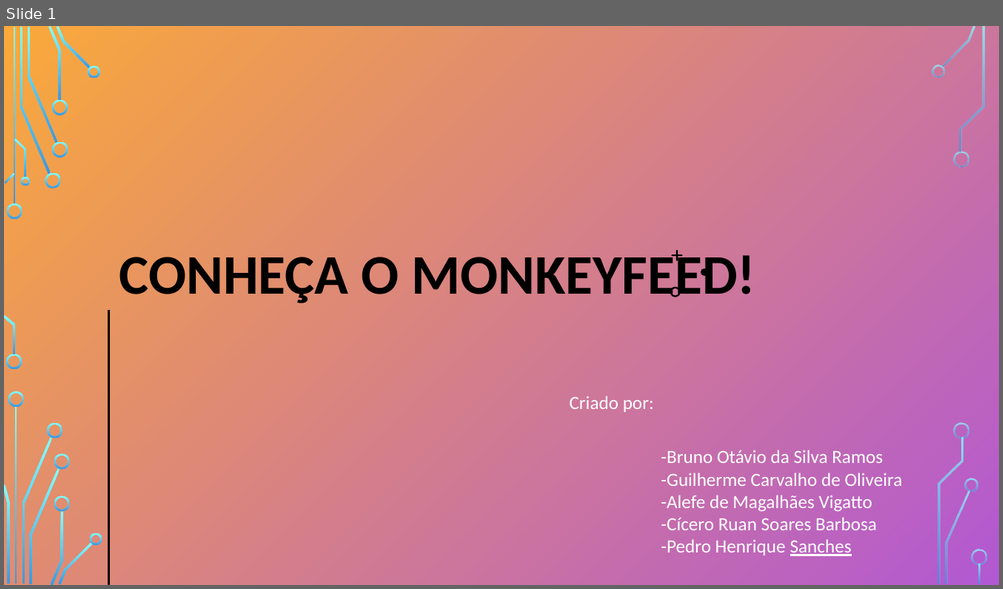
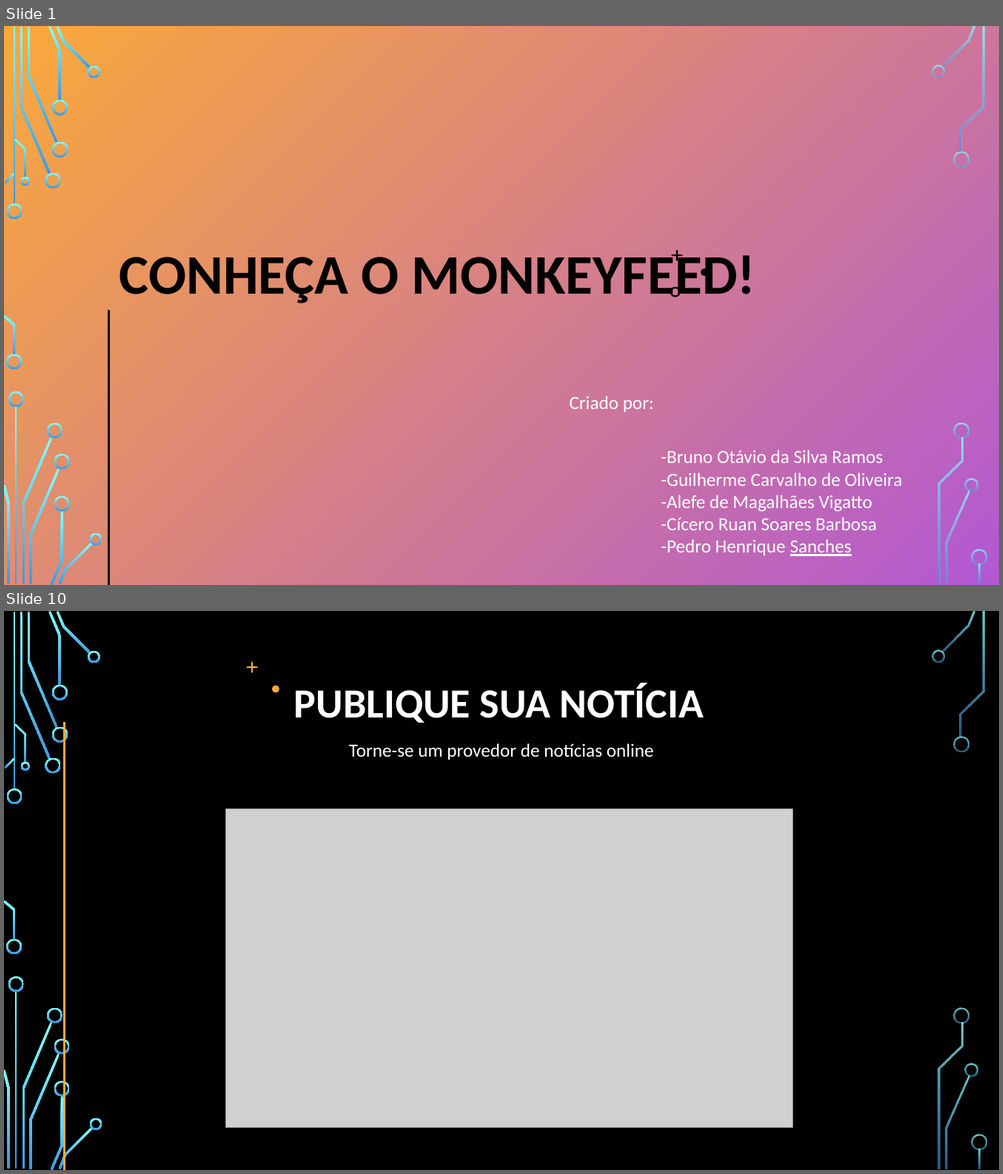
Before and after one commit to Cisenai/MonkeyFeed, a slide deck: docs/monkeyfeed3.pptm. Shown one above the other, each under a label of ours: slide 1 before the commit, slides 1 and 10 after it; the slides between them are not shown. The pictures are 1003x589 and 1003x1174 pixels, drawn with LibreOffice and Linux fonts; fonts in the diff are those of the drawing; grey boxes stand for pictures; background and template pictures are left out. Boxes give left, top, right and bottom in pixels: in the first picture for what was removed or moved away, otherwise in the second. Text is boxed around its words. In the diff, an @@ line names an element or a change of style, - is before the commit and + after.

```diff
--- a/docs/monkeyfeed3.pptm
+++ b/docs/monkeyfeed3.pptm
@@ slide 10 added at (4, 611, 999, 1170), background picture (left out); not listed: 36 template elements that a slide beside it also shows @@
@@ freeform shape added at (247, 662, 258, 673), fill #FAA93A @@
@@ freeform shape added at (272, 686, 279, 693), fill #FAA93A @@
@@ title added at (294, 683, 703, 723), 40 pt, text #FFFFFF, bold @@
+PUBLIQUE SUA NOTÍCIA
@@ line added from (65, 723) to (65, 1170), #B258D3 2 pt @@
@@ text added at (349, 743, 654, 760), 18 pt, text #FFFFFF @@
+Torne-se um provedor de notícias online
@@ picture added at (225, 809, 793, 1128) @@
```
Also in this commit, not shown: 3 slides changed, 5 other slides added, 3 slides removed.
